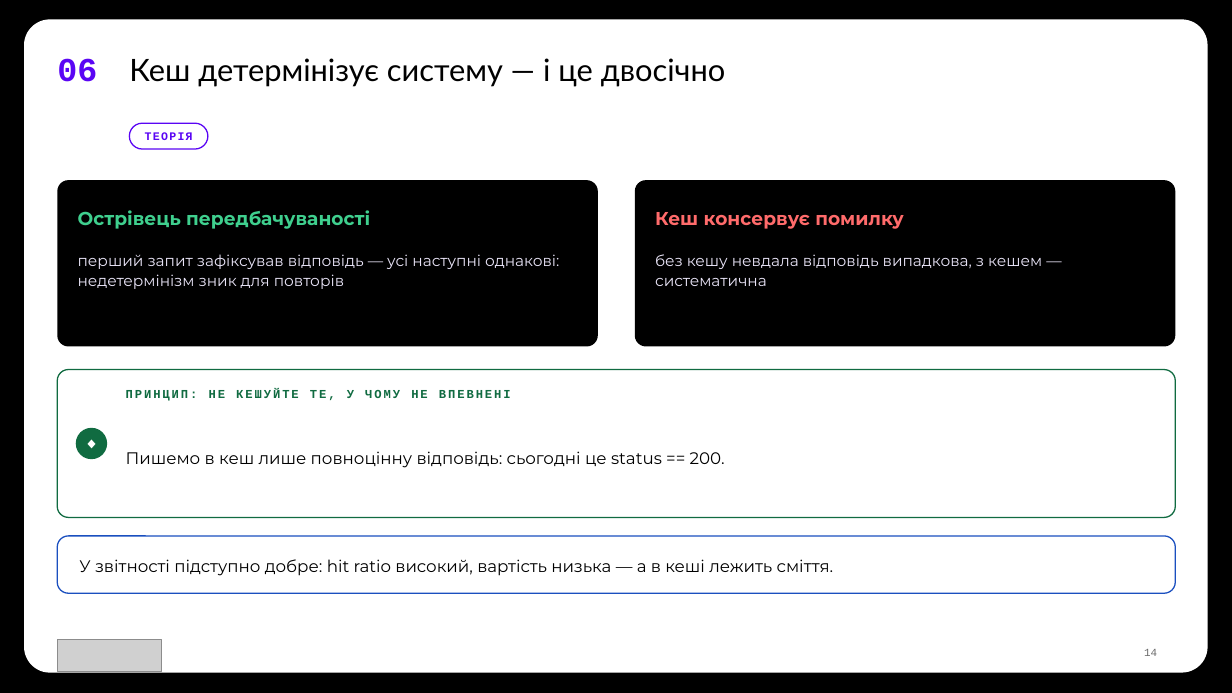
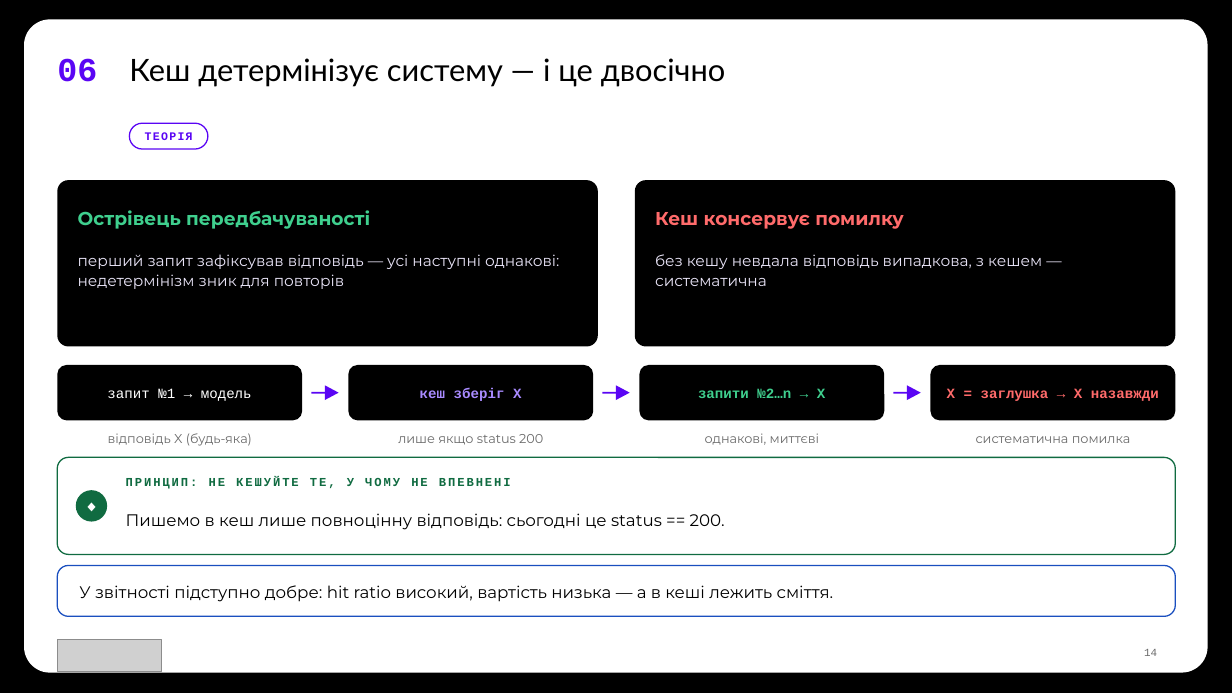
Before and after one commit to TarasFedorenkoFTV/llmops-bootcamp, a slide deck: slide 14 of docs/decks/L05.pptx. Drawn at 1232x693 pixels with LibreOffice and Linux fonts; fonts in the diff are those of the drawing; grey boxes stand for pictures; background and template pictures are left out. Boxes give left, top, right and bottom in pixels: in the first picture for what was removed or moved away, otherwise in the second. Text is boxed around its words. In the diff, an @@ line names an element or a change of style, - is before the commit and + after.

```diff
--- a/docs/decks/L05.pptx
+++ b/docs/decks/L05.pptx
@@ rounded rectangle added at [57, 365, 302, 421], fill #000000 @@
@@ text added at [107, 388, 252, 401], 11 pt, text #FFFFFF @@
+запит №1 → модель
@@ triangle added at [325, 385, 339, 400], fill #5A05F4 @@
@@ rounded rectangle added at [348, 365, 593, 421], fill #000000 @@
@@ text added at [420, 388, 521, 401], 11 pt, text #A98BFF, bold @@
+кеш зберіг X
@@ triangle added at [616, 385, 630, 400], fill #5A05F4 @@
@@ rounded rectangle added at [640, 365, 884, 421], fill #000000 @@
@@ text added at [698, 388, 825, 398], 11 pt, text #3FCF8E, bold @@
+запити №2…n → X
@@ triangle added at [907, 385, 921, 400], fill #5A05F4 @@
@@ rounded rectangle added at [931, 365, 1176, 421], fill #000000 @@
@@ text added at [947, 388, 1159, 401], 11 pt, text #FF6B6B, bold @@
+X = заглушка → X назавжди
@@ line added from (311, 393) to (328, 393), #5A05F4 1.25 pt @@
@@ line added from (603, 393) to (619, 393), #5A05F4 1.25 pt @@
@@ line added from (894, 393) to (910, 393), #5A05F4 1.25 pt @@
@@ text added at [108, 433, 252, 446], 10 pt, text #6B6B6B @@
+відповідь X (будь-яка)
@@ text added at [398, 434, 543, 445], 10 pt, text #6B6B6B @@
+лише якщо status 200
@@ text added at [705, 433, 819, 445], 10 pt, text #6B6B6B @@
+однакові, миттєві
@@ text added at [976, 436, 1131, 443], 10 pt, text #6B6B6B @@
+систематична помилка
@@ rounded rectangle at [57, 457, 1176, 555]: proportions changed @@
@@ rounded rectangle: place and size @@
-rounded rectangle at [57, 370, 1176, 518]
+rounded rectangle at [57, 457, 1176, 555]
@@ text "ПРИНЦИП: НЕ КЕШУЙТЕ ТЕ, У ...": place and size @@
-text "ПРИНЦИП: НЕ КЕШУЙТЕ ТЕ, У ..." at [126, 389, 511, 401]
+text "ПРИНЦИП: НЕ КЕШУЙТЕ ТЕ, У ..." at [126, 477, 511, 489]
@@ ellipse: place and size @@
-ellipse at [76, 428, 107, 459]
+ellipse at [76, 490, 107, 521]
@@ text "◆": place and size @@
-text "◆" at [76, 428, 107, 459]
+text "◆" at [76, 490, 107, 521]
@@ text "Пишемо в кеш лише повноцінну ...": place and size @@
-text "Пишемо в кеш лише повноцінну ..." at [126, 451, 725, 468]
+text "Пишемо в кеш лише повноцінну ..." at [126, 513, 725, 530]
@@ rounded rectangle: place and size @@
-rounded rectangle at [57, 536, 1176, 593]
+rounded rectangle at [57, 566, 1176, 616]
@@ rounded rectangle at [57, 566, 1176, 616]: proportions changed @@
@@ text "У звітності підступно добре: hit ...": place and size @@
-text "У звітності підступно добре: hit ..." at [79, 559, 833, 576]
+text "У звітності підступно добре: hit ..." at [79, 585, 833, 602]
```
Also in this commit, not shown: 3 other slides changed, 29 other files.
